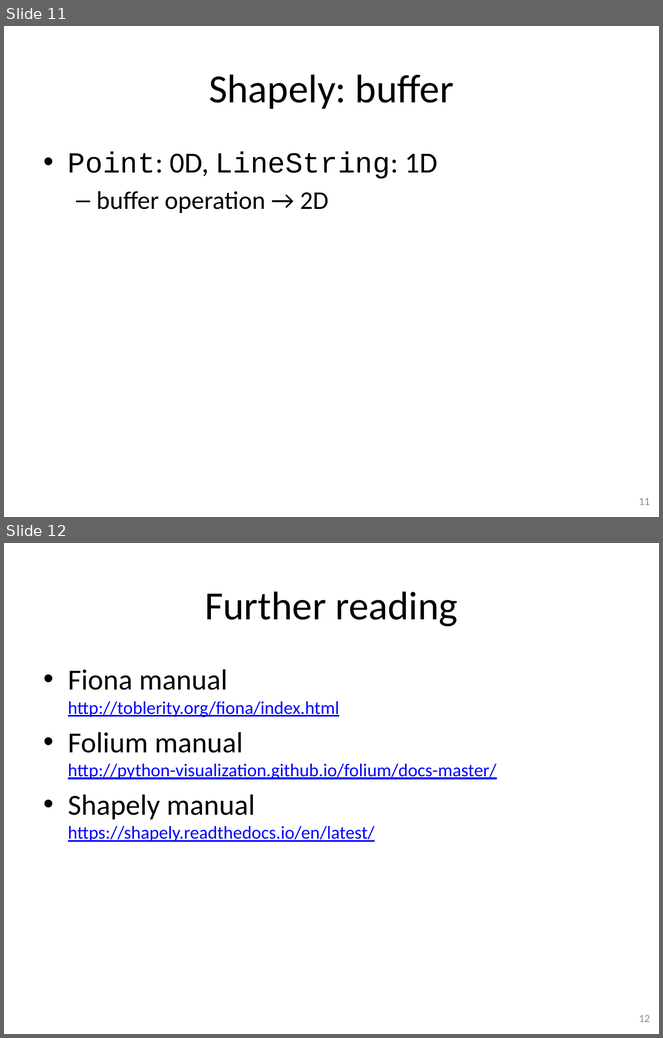
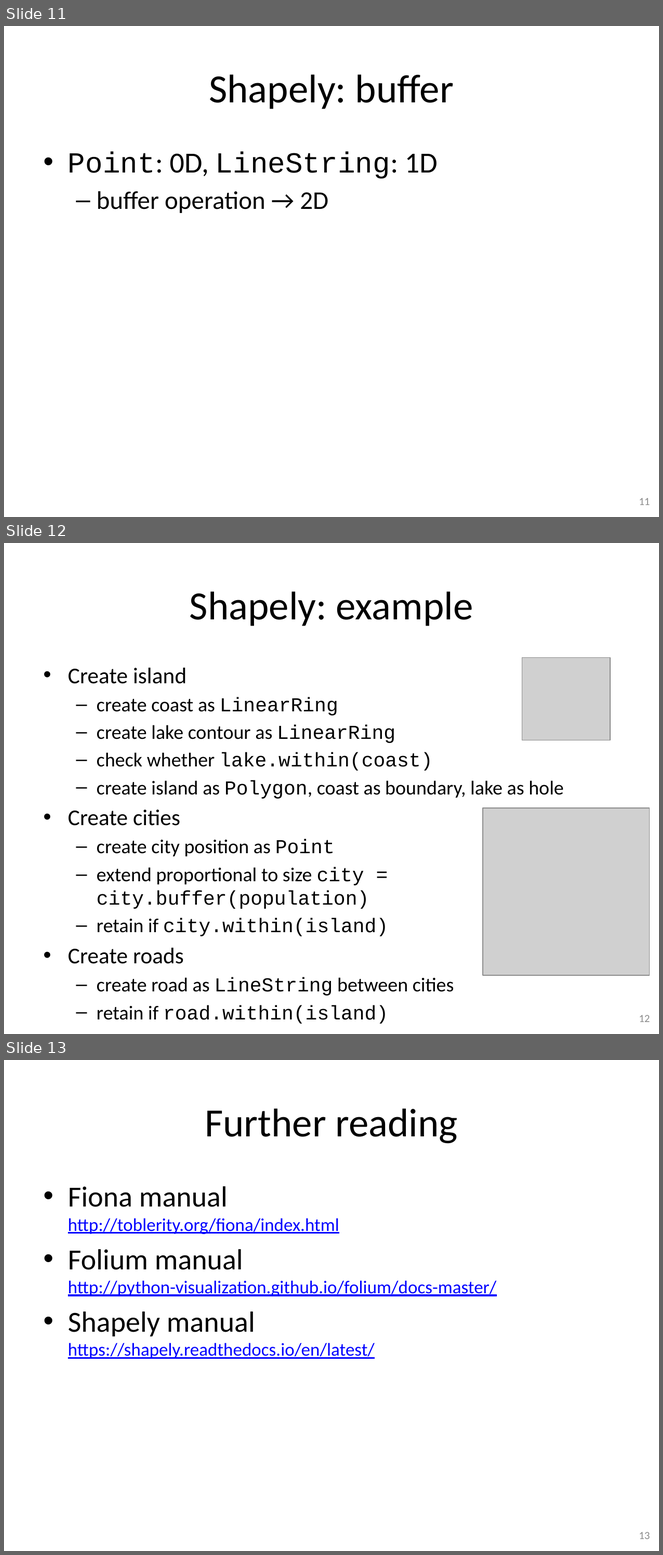
Before and after one commit to gjbex/training-material, a slide deck: Python/python_gis.pptx. Shown one above the other, each under a label of ours: slides 11 and 12 before the commit, slides 11, 12 and 13 after it. The pictures are 663x1038 and 663x1555 pixels, drawn with LibreOffice and Linux fonts; fonts in the diff are those of the drawing; grey boxes stand for pictures. Boxes give left, top, right and bottom in pixels: in the first picture for what was removed or moved away, otherwise in the second. Text is boxed around its words. In the diff, an @@ line names an element or a change of style, - is before the commit and + after.

Commit message:
Add Shapely example slide

```diff
--- a/Python/python_gis.pptx
+++ b/Python/python_gis.pptx
@@ slide 12 added at bbox=[4, 543, 659, 1034], background #FFFFFF @@
@@ title added at bbox=[190, 591, 473, 626], 44 pt, text #000000 @@
+Shapely: example
@@ picture added at bbox=[522, 657, 610, 740] @@
@@ text added at bbox=[68, 668, 564, 1024], 21.7 pt, text #000000 @@
+• Create island
+  – create coast as LinearRing
+  – create lake contour as LinearRing
+  – check whether lake.within(coast)
+  – create island as Polygon, coast as boundary, lake as hole
+• Create cities
+  – create city position as Point
+  – extend proportional to size city = city.buffer(population)
+  – retain if city.within(island)
+• Create roads
+  – create road as LineString between cities
+  – retain if road.within(island)
@@ picture added at bbox=[483, 808, 650, 976] @@
@@ page number added at bbox=[639, 1015, 650, 1022], 12 pt, text #8C8C8C @@
+12
@@ what was slide 12 is now slide 13 @@
@@ page number at bbox=[639, 1532, 650, 1539]: text changed @@
-12
+13
```
